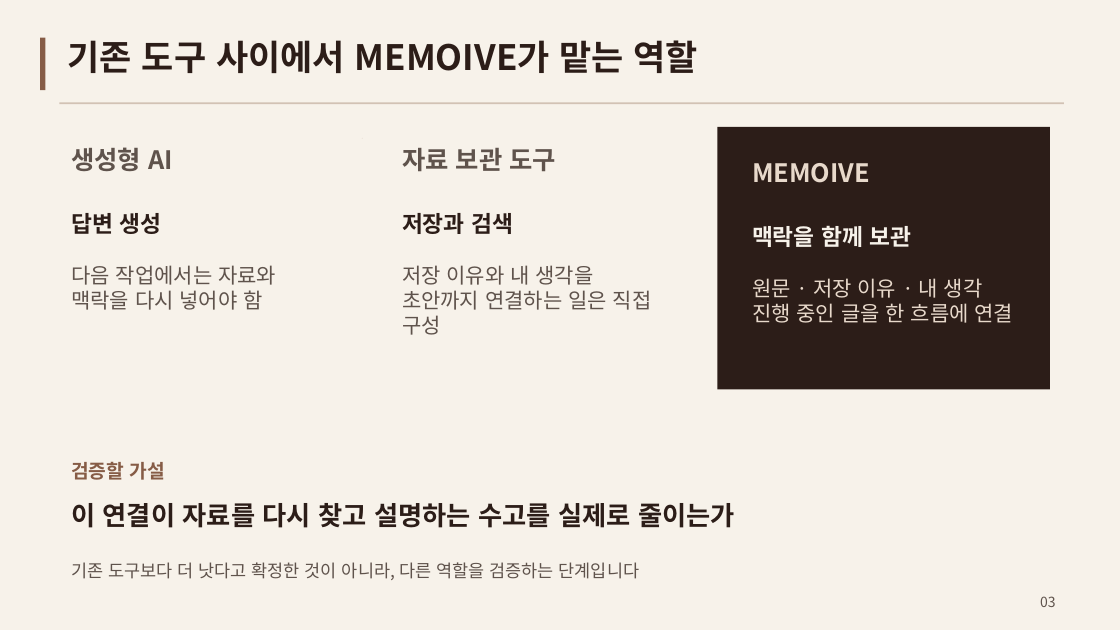
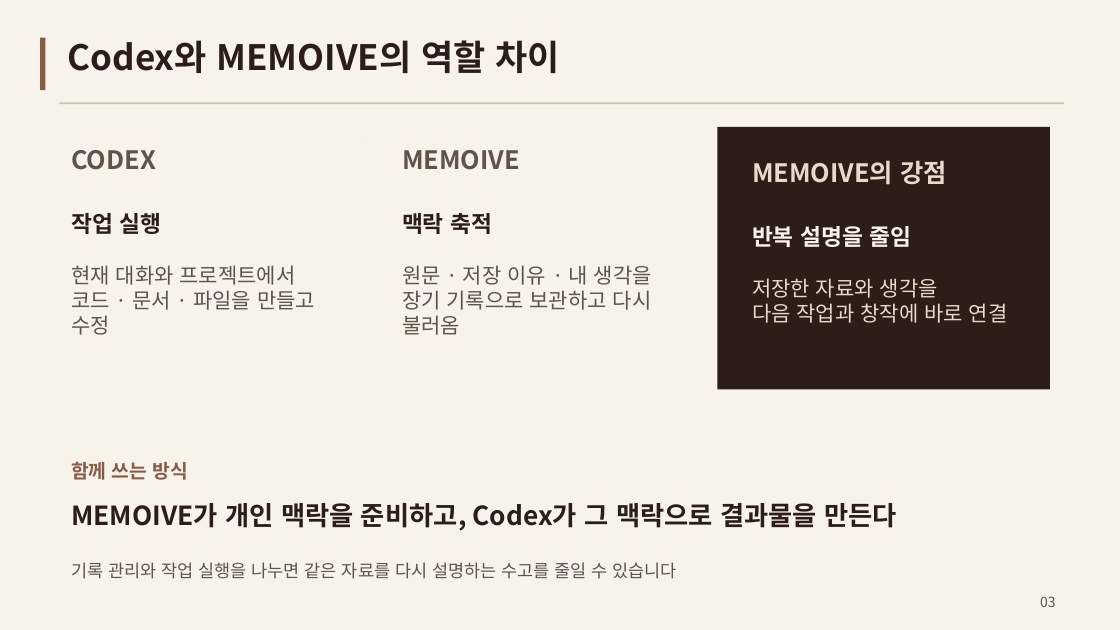
Before and after one commit to jhheo51-arch/memoive, a slide deck: slide 3 of docs/presentation/MEMOIVE-Presentation.pptx. Drawn at 1120x630 pixels with LibreOffice and Linux fonts; fonts in the diff are those of the drawing. Boxes give left, top, right and bottom in pixels: in the first picture for what was removed or moved away, otherwise in the second. Text is boxed around its words. In the diff, an @@ line names an element or a change of style, - is before the commit and + after.

Commit message:
docs: clarify MEMOIVE strengths in presentation (#12)

```diff
--- a/docs/presentation/MEMOIVE-Presentation.pptx
+++ b/docs/presentation/MEMOIVE-Presentation.pptx
@@ text at [68,40,560,73]: text changed @@
-기존 도구 사이에서 MEMOIVE가 맡는 역할
+Codex와 MEMOIVE의 역할 차이
@@ text at [71,150,156,170]: text changed @@
-생성형 AI
+CODEX
@@ text at [402,150,520,170]: text changed @@
-자료 보관 도구
+MEMOIVE
@@ text at [752,160,947,185]: text changed @@
-MEMOIVE
+MEMOIVE의 강점
@@ text at [71,213,162,234]: text changed @@
-답변 생성
+작업 실행
@@ text at [402,213,492,234]: text changed @@
-저장과 검색
+맥락 축적
@@ text at [752,226,912,247]: text changed @@
-맥락을 함께 보관
+반복 설명을 줄임
@@ text at [71,265,315,335]: text changed @@
-다음 작업에서는 자료와
-맥락을 다시 넣어야 함
+현재 대화와 프로젝트에서
+코드 · 문서 · 파일을 만들고 수정
@@ text at [402,265,652,335]: text changed @@
-저장 이유와 내 생각을
-초안까지 연결하는 일은 직접 구성
+원문 · 저장 이유 · 내 생각을
+장기 기록으로 보관하고 다시 불러옴
@@ text at [752,278,1008,323]: text changed @@
-원문 · 저장 이유 · 내 생각
-진행 중인 글을 한 흐름에 연결
+저장한 자료와 생각을
+다음 작업과 창작에 바로 연결
@@ text at [71,462,188,480]: text changed @@
-검증할 가설
+함께 쓰는 방식
@@ text at [71,503,897,531]: text changed @@
-이 연결이 자료를 다시 찾고 설명하는 수고를 실제로 줄이는가
+MEMOIVE가 개인 맥락을 준비하고, Codex가 그 맥락으로 결과물을 만든다
@@ text at [71,562,677,579]: text changed @@
-기존 도구보다 더 낫다고 확정한 것이 아니라, 다른 역할을 검증하는 단계입니다
+기록 관리와 작업 실행을 나누면 같은 자료를 다시 설명하는 수고를 줄일 수 있습니다
```
Also in this commit, not shown: 1 other slide changed.
